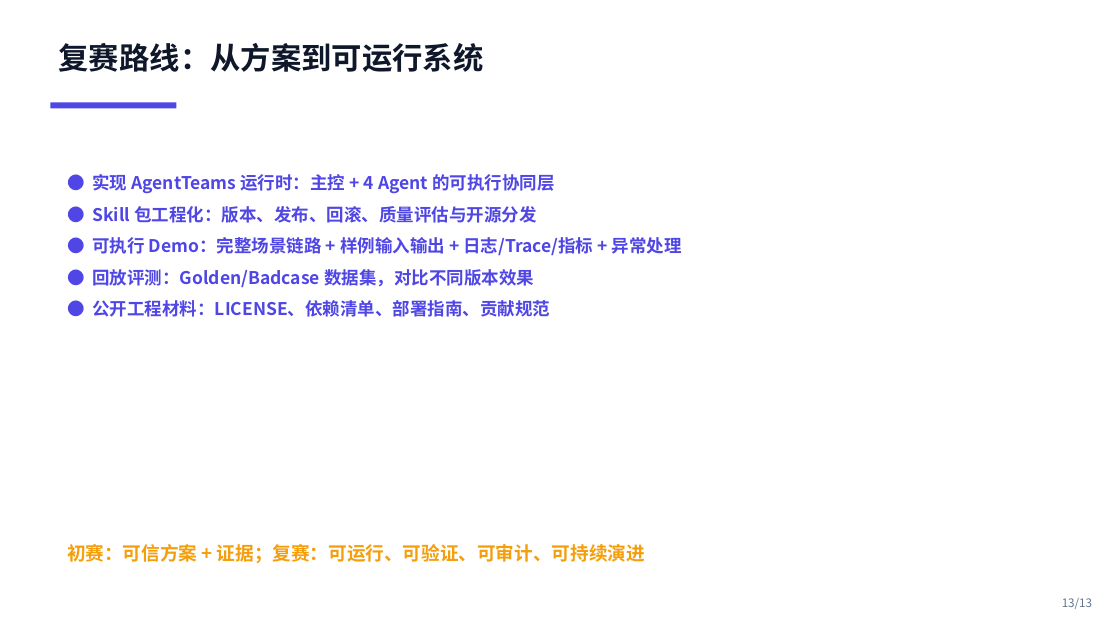
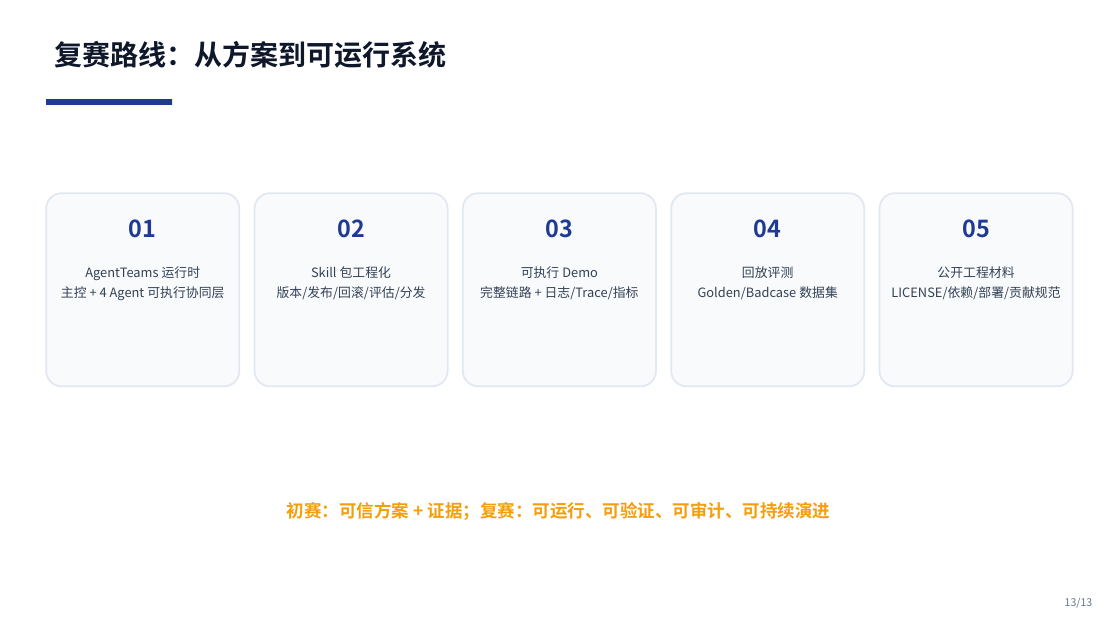
Before and after one commit to yingchao4399/resume-expert, a slide deck: slide 13 of competition/initial/01-solution-deck.pptx. Drawn at 1120x630 pixels with LibreOffice and Linux fonts; fonts in the diff are those of the drawing. Boxes give left, top, right and bottom in pixels: in the first picture for what was removed or moved away, otherwise in the second. Text is boxed around its words. In the diff, an @@ line names an element or a change of style, - is before the commit and + after.

Commit message:
competition: 深蓝架构图风格美化方案 PPT/PDF

```diff
--- a/competition/initial/01-solution-deck.pptx
+++ b/competition/initial/01-solution-deck.pptx
@@ text "复赛路线：从方案到可运行系统" at <box>54,41,446,68</box>: size 26 to 24 pt; less space between paragraphs @@
@@ rectangle: place and size @@
-rectangle at <box>50,103,176,108</box>
+rectangle at <box>46,99,172,105</box>
@@ rectangle at <box>46,99,172,105</box>: fill #4F46E5 to #1F3A93 @@
@@ text removed at <box>92,174,682,317</box> @@
-● 实现 AgentTeams 运行时：主控 + 4 Agent 的可执行协同层
-● Skill 包工程化：版本、发布、回滚、质量评估与开源分发
-● 可执行 Demo：完整场景链路 + 样例输入输出 + 日志/Trace/指标 + 异常处理
-● 回放评测：Golden/Badcase 数据集，对比不同版本效果
-● 公开工程材料：LICENSE、依赖清单、部署指南、贡献规范
@@ rounded rectangle added at <box>46,193,239,386</box>, fill #F8FAFC, outline #E2E8F0 1.5 pt @@
@@ rounded rectangle added at <box>255,193,448,386</box>, fill #F8FAFC, outline #E2E8F0 1.5 pt @@
@@ rounded rectangle added at <box>463,193,656,386</box>, fill #F8FAFC, outline #E2E8F0 1.5 pt @@
@@ rounded rectangle added at <box>671,193,865,386</box>, fill #F8FAFC, outline #E2E8F0 1.5 pt @@
@@ rounded rectangle added at <box>880,193,1073,386</box>, fill #F8FAFC, outline #E2E8F0 1.5 pt @@
@@ text added at <box>129,219,157,238</box>, 20 pt, text #1F3A93, bold @@
+01
@@ text added at <box>337,219,365,238</box>, 20 pt, text #1F3A93, bold @@
+02
@@ text added at <box>546,219,574,238</box>, 20 pt, text #1F3A93, bold @@
+03
@@ text added at <box>754,219,782,238</box>, 20 pt, text #1F3A93, bold @@
+04
@@ text added at <box>962,219,990,238</box>, 20 pt, text #1F3A93, bold @@
+05
@@ text added at <box>61,266,224,300</box>, 11 pt, text #334155 @@
+AgentTeams 运行时
+主控 + 4 Agent 可执行协同层
@@ text added at <box>277,266,426,300</box>, 11 pt, text #334155 @@
+Skill 包工程化
+版本/发布/回滚/评估/分发
@@ text added at <box>480,266,639,300</box>, 11 pt, text #334155 @@
+可执行 Demo
+完整链路 + 日志/Trace/指标
@@ text added at <box>698,266,838,300</box>, 11 pt, text #334155 @@
+回放评测
+Golden/Badcase 数据集
@@ text added at <box>891,266,1060,300</box>, 11 pt, text #334155 @@
+公开工程材料
+LICENSE/依赖/部署/贡献规范
@@ text "初赛：可信方案 + 证据；复赛：可运行、可验证、可审计、可持续演进": place and size @@
-text "初赛：可信方案 + 证据；复赛：可运行、可验证、可审计、可持续演进" at <box>67,544,645,563</box>
+text "初赛：可信方案 + 证据；复赛：可运行、可验证、可审计、可持续演进" at <box>287,502,830,520</box>
@@ text "初赛：可信方案 + 证据；复赛：可运行、可验证、可审计、可持续演进" at <box>287,502,830,520</box>: size 16 to 15 pt; alignment left to centre; less space between paragraphs @@
@@ text "13/13" at <box>1065,598,1092,608</box>: size 10 to 9 pt; less space between paragraphs @@
```
Also in this commit, not shown: 12 other slides changed, 1 other file.
